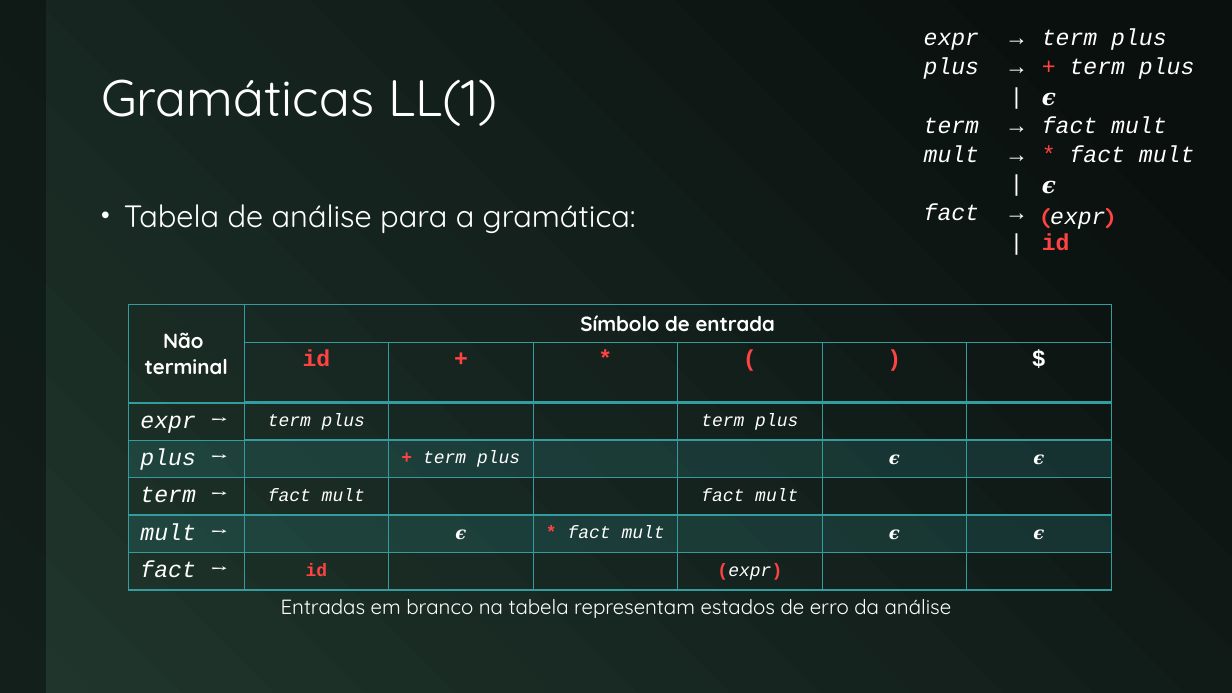
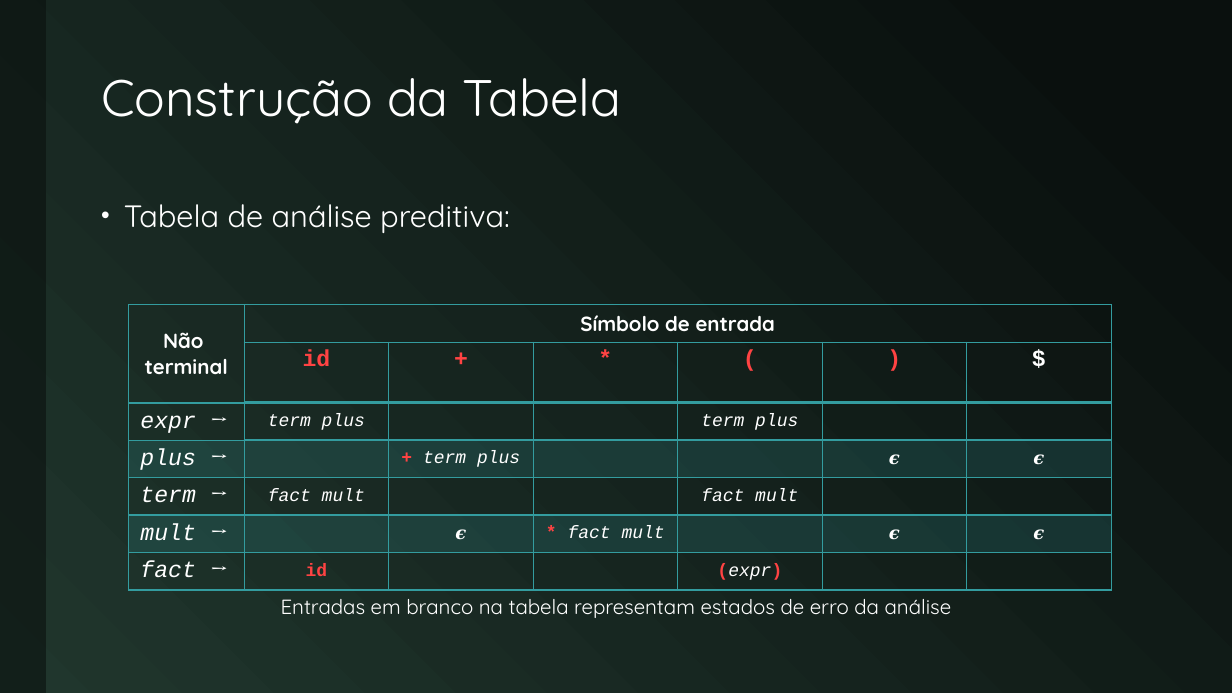
Before and after one commit to JudsonSS/Compiladores, a slide deck: slide 18 of Slides/22. Analisador Preditivo.pptx (slide 11 before the commit). Drawn at 1232x693 pixels with LibreOffice and Linux fonts; fonts in the diff are those of the drawing. Boxes give left, top, right and bottom in pixels: in the first picture for what was removed or moved away, otherwise in the second. Text is boxed around its words. In the diff, an @@ line names an element or a change of style, - is before the commit and + after.

```diff
--- a/Slides/22. Analisador Preditivo.pptx
+++ b/Slides/22. Analisador Preditivo.pptx
@@ table removed at (x1=914, y1=27, x2=1214, y2=544), 8 rows, 3 columns @@
-expr | → | term plus
-plus | → | + term plus
- | | | 𝝐
-term | → | fact mult
-mult | → | * fact mult
- | | | 𝝐
-fact | → | (expr)
- | | | id
@@ title at (x1=101, y1=78, x2=622, y2=124): text changed @@
-Gramáticas LL(1)
+Construção da Tabela
@@ text at (x1=124, y1=204, x2=510, y2=233): text changed @@
-• Tabela de análise para a gramática:
+• Tabela de análise preditiva:
```
Also in this commit, not shown: 15 other slides changed, 8 slides added.
